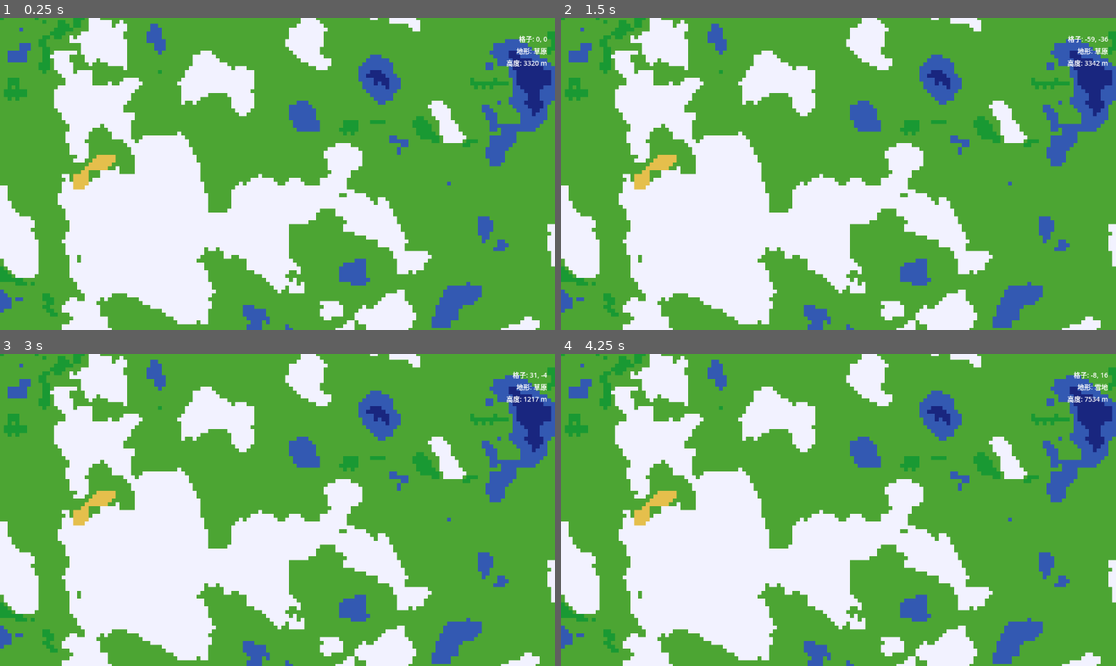
Above: before the commit, frames 1-4 (two rows, left to right).
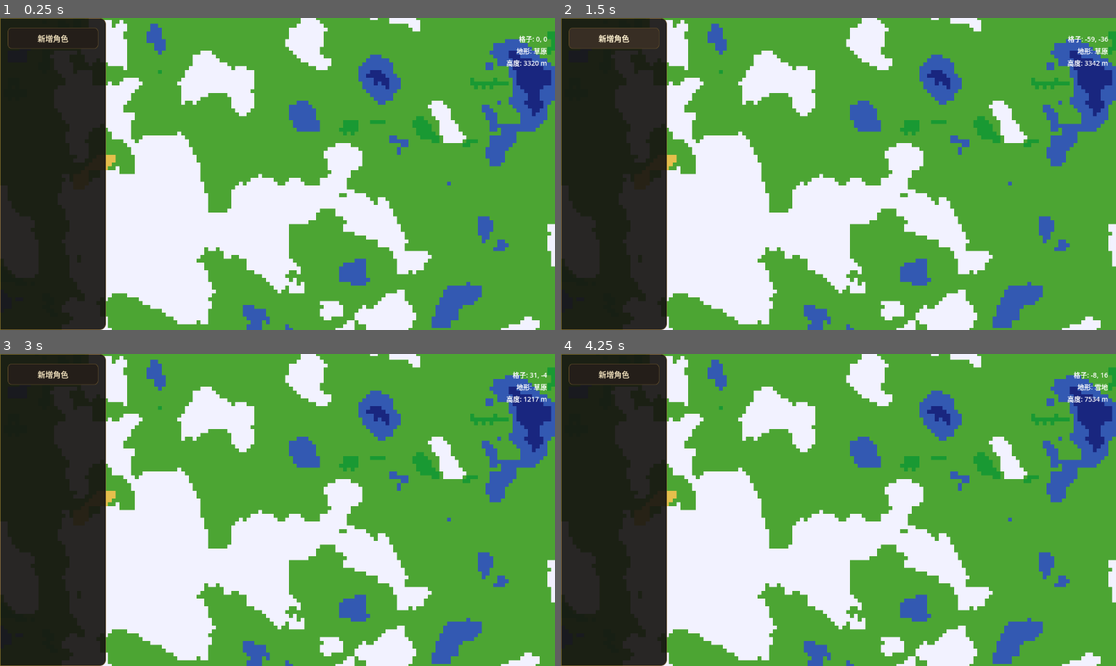
Above: after the commit, the same moments.

Repository: iiishop/cultivation-simulator
Game: Godot game, scene res://Scenes/map_view.tscn
Two runs of this game, one before a commit and one after it. Both use one fixed random seed, a clock stepped at 60 frames per second and the inputs below.
Inputs (mouse positions are in pixels of both pictures, inside the frame that each line leads up to):
- Up to frame 1 (0.25 s): no input
- Up to frame 2 (1.5 s): click (616, 36) at 0.5 s, where only the run after the commit has a clickable "新增角色"; click (616, 36) at 1.25 s, where only the run after the commit has a clickable "新增角色"
- Up to frame 3 (3 s): click (55, 372) at 2 s, where only the run after the commit has a clickable "新增角色"; tap Enter at 2.75 s; move the mouse to (399, 494) at 2.77 s; click (399, 494) at 2.92 s
- Up to frame 4 (4.25 s): tap Space at 3.5 s; drag from (727, 525) to (810, 572) at 3.52 s

The runs differ from the first frame. In frame 1, 19% of the frame differs, in the area x 0-20%, y 0-100%; in frame 2, 19%; in frame 3, 19%; in frame 4, 19%.

Commit message:
refactor: Update map_view scene and remove unused PauseMenu and SettingsPanel
- Increased load steps in map_view.tscn for improved scene loading.
- Updated resource paths for PauseMenu and SettingsPanel, moving them to the Elements directory.
- Removed the PauseMenu and SettingsPanel scenes to streamline the project structure.
- Added a LeftSidebar node in map_view.tscn with a button for adding characters, enhancing the UI layout.

Diff:
--- a/Scenes/map_view.tscn
+++ b/Scenes/map_view.tscn
@@ -1,8 +1,9 @@
-[gd_scene load_steps=3 format=3 uid="uid://c2vx8qm4njy1b"]
+[gd_scene load_steps=4 format=3 uid="uid://c2vx8qm4njy1b"]
 
 [ext_resource type="Script" uid="uid://0ufwlxt8wsb6" path="res://Scripts/terrain_generator.gd" id="1"]
 [ext_resource type="Script" uid="uid://cbpu4wxxmbitf" path="res://Scripts/map_camera.gd" id="2"]
-[ext_resource type="PackedScene" uid="uid://dpause_menu_001" path="res://Scenes/PauseMenu.tscn" id="3"]
+[ext_resource type="PackedScene" uid="uid://dpause_menu_001" path="res://Elements/PauseMenu.tscn" id="3"]
+[ext_resource type="Script" path="res://Scripts/sidebar.gd" id="4_script"]
 
 [node name="MapView" type="Node2D" unique_id=1204455326]
 
@@ -19,6 +20,32 @@
 
 [node name="UI" type="CanvasLayer" parent="." unique_id=1127517855]
 
+[node name="LeftSidebar" type="PanelContainer" parent="UI"]
+layout_mode = 1
+anchors_preset = 9
+anchor_right = 0.0
+anchor_bottom = 1.0
+offset_right = 220.0
+grow_horizontal = 0
+grow_vertical = 2
+script = ExtResource("4_script")
+
+[node name="MarginContainer" type="MarginContainer" parent="UI/LeftSidebar"]
+layout_mode = 2
+theme_override_constants/margin_left = 16
+theme_override_constants/margin_top = 20
+theme_override_constants/margin_right = 16
+theme_override_constants/margin_bottom = 20
+
+[node name="VBox" type="VBoxContainer" parent="UI/LeftSidebar/MarginContainer"]
+layout_mode = 2
+theme_override_constants/separation = 12
+
+[node name="BtnAddCharacter" type="Button" parent="UI/LeftSidebar/MarginContainer/VBox"]
+unique_name_in_owner = true
+layout_mode = 2
+text = "新增角色"
+
 [node name="TileInfo" type="Label" parent="UI" unique_id=227547319]
 anchors_preset = 1
 anchor_left = 1.0
--- a/Scripts/pause_menu.gd
+++ b/Scripts/pause_menu.gd
@@ -27,7 +27,7 @@
 	process_mode = Node.PROCESS_MODE_WHEN_PAUSED
 	hide()
 	_apply_theme()
-	var SettingsPanelScene := preload("res://Scenes/SettingsPanel.tscn") as PackedScene
+	var SettingsPanelScene := preload("res://Elements/SettingsPanel.tscn") as PackedScene
 	_settings_panel = SettingsPanelScene.instantiate() as PopupPanel
 	add_child(_settings_panel)
 	_settings_panel.hide()
--- /dev/null
+++ b/Scripts/sidebar.gd
@@ -0,0 +1,56 @@
+extends PanelContainer
+
+## 左侧边栏：与暂停/设置同风格（仙侠风），内含「新增角色」等按钮
+
+@onready var _btn_add_character: Button = %BtnAddCharacter
+
+const _PANEL_BG := Color(0.09, 0.08, 0.07, 0.92)
+const _PANEL_BORDER := Color(0.55, 0.42, 0.18, 0.9)
+const _BTN_BG := Color(0.14, 0.12, 0.10, 1.0)
+const _BTN_HOVER := Color(0.22, 0.18, 0.14, 1.0)
+const _BTN_PRESSED := Color(0.08, 0.07, 0.06, 1.0)
+const _BTN_BORDER := Color(0.45, 0.35, 0.18, 0.8)
+const _TITLE_COLOR := Color(0.92, 0.86, 0.72, 1.0)
+const _FONT_BTN := 16
+
+
+func _ready() -> void:
+	var panel_style := StyleBoxFlat.new()
+	panel_style.bg_color = _PANEL_BG
+	panel_style.border_color = _PANEL_BORDER
+	panel_style.set_border_width_all(1)
+	panel_style.set_corner_radius_all(0)
+	panel_style.corner_radius_top_right = 12
+	panel_style.corner_radius_bottom_right = 12
+	panel_style.set_content_margin_all(0)
+	add_theme_stylebox_override("panel", panel_style)
+	if _btn_add_character:
+		_btn_add_character.add_theme_font_size_override("font_size", _FONT_BTN)
+		_btn_add_character.custom_minimum_size.y = 40
+		var sb_n := StyleBoxFlat.new()
+		sb_n.bg_color = _BTN_BG
+		sb_n.border_color = _BTN_BORDER
+		sb_n.set_border_width_all(1)
+		sb_n.set_corner_radius_all(8)
+		sb_n.set_content_margin_all(10)
+		_btn_add_character.add_theme_stylebox_override("normal", sb_n)
+		_btn_add_character.add_theme_stylebox_override("hover", _make_style(_BTN_HOVER))
+		_btn_add_character.add_theme_stylebox_override("pressed", _make_style(_BTN_PRESSED))
+		_btn_add_character.add_theme_color_override("font_color", _TITLE_COLOR)
+		_btn_add_character.add_theme_color_override("font_hover_color", Color(1.0, 0.95, 0.82, 1.0))
+		_btn_add_character.pressed.connect(_on_add_character_pressed)
+
+
+func _make_style(bg: Color) -> StyleBoxFlat:
+	var s := StyleBoxFlat.new()
+	s.bg_color = bg
+	s.border_color = _BTN_BORDER
+	s.set_border_width_all(1)
+	s.set_corner_radius_all(8)
+	s.set_content_margin_all(10)
+	return s
+
+
+func _on_add_character_pressed() -> void:
+	# 预留：打开新增角色流程
+	pass
Renamed: Scenes/PauseMenu.tscn -> Elements/PauseMenu.tscn
Renamed: Scenes/SettingsPanel.tscn -> Elements/SettingsPanel.tscn
Not shown, added: Scripts/sidebar.gd.uid
